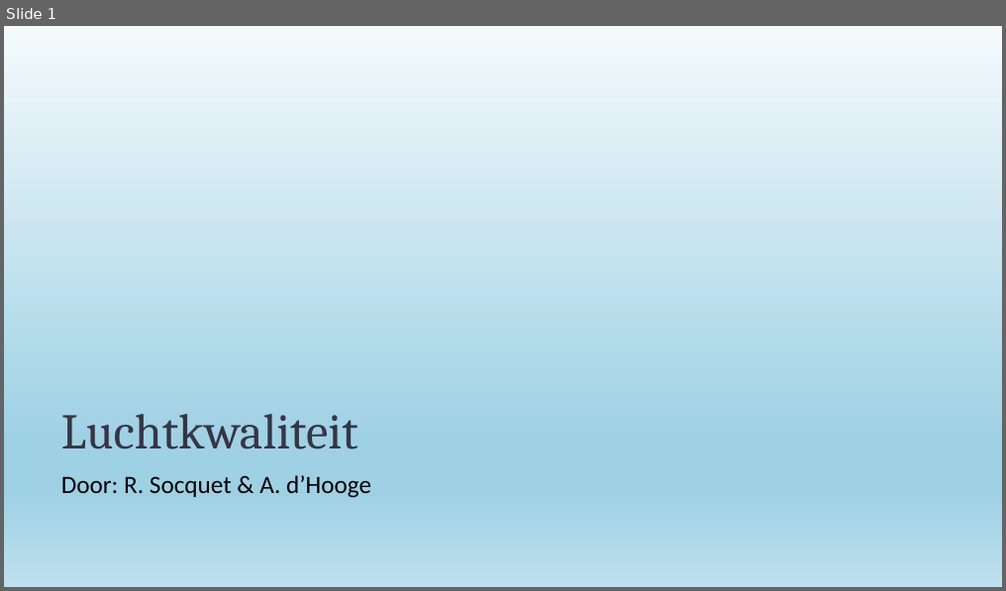
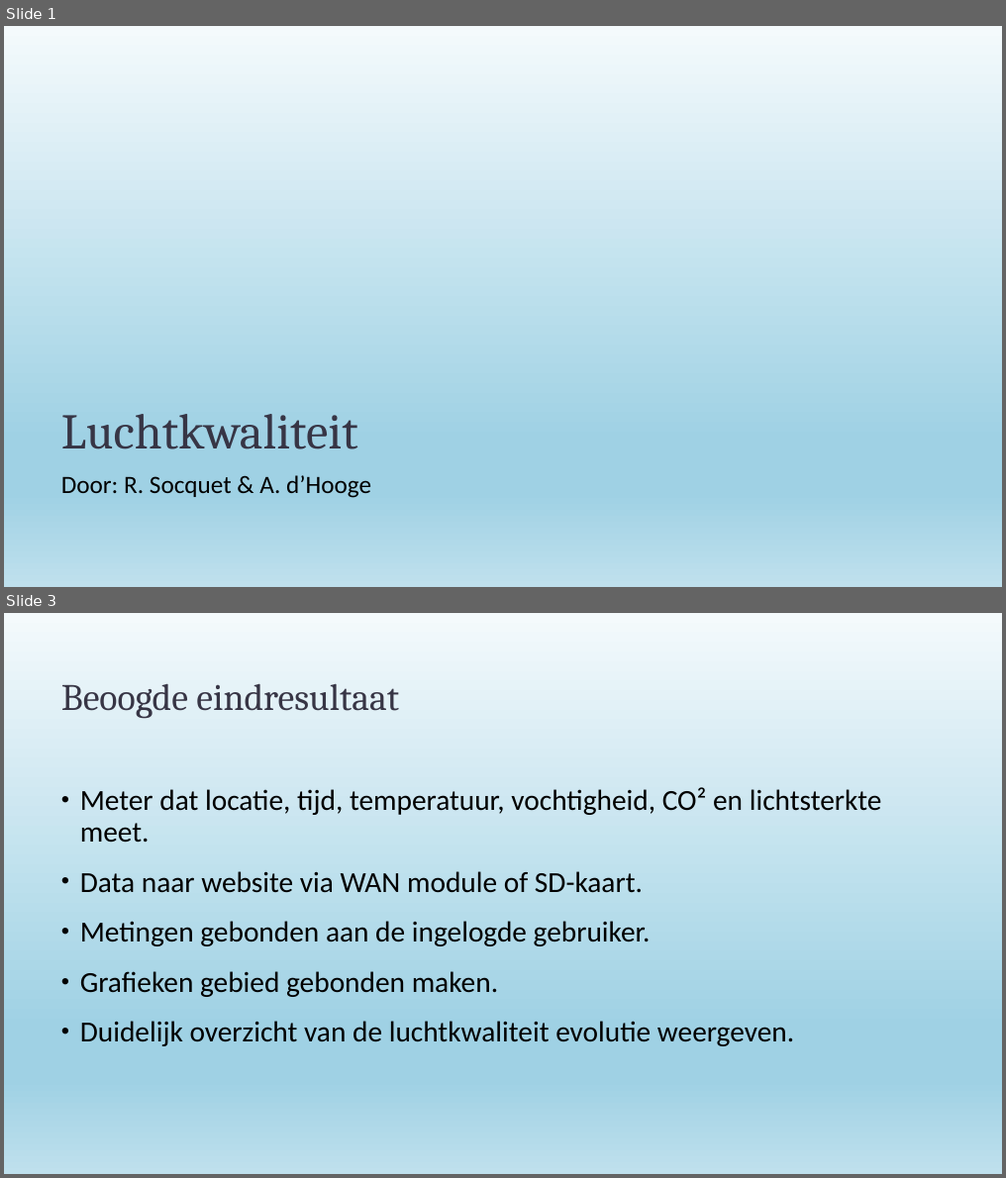
Before and after one commit to Tuur123/GIP, a slide deck: GIP-PPT-2_RS_AdH.pptx. Shown one above the other, each under a label of ours: slide 1 before the commit, slides 1 and 3 after it; the slides between them are not shown. The pictures are 1006x591 and 1006x1178 pixels, drawn with LibreOffice and Linux fonts; fonts in the diff are those of the drawing; background and template pictures are left out. Boxes give left, top, right and bottom in pixels: in the first picture for what was removed or moved away, otherwise in the second. Text is boxed around its words. In the diff, an @@ line names an element or a change of style, - is before the commit and + after.

```diff
--- a/GIP-PPT-2_RS_AdH.pptx
+++ b/GIP-PPT-2_RS_AdH.pptx
@@ slide 3 added at [4,613,1002,1174], background gradient #F5F8FA to #EBF1F5 to #CEDBE6; not listed: 1 template element that a slide beside it also shows @@
@@ title added at [61,683,399,719], 36 pt, text #373545 @@
+Beoogde eindresultaat
@@ text added at [80,787,882,1047], 28 pt, text #000000 @@
+• Meter dat locatie, tijd, temperatuur, vochtigheid, CO² en lichtsterkte meet.
+• Data naar website via WAN module of SD-kaart.
+• Metingen gebonden aan de ingelogde gebruiker.
+• Grafieken gebied gebonden maken.
+• Duidelijk overzicht van de luchtkwaliteit evolutie weergeven.
```
Also in this commit, not shown: 1 slide changed, 4 other slides added, 2 slides removed.
